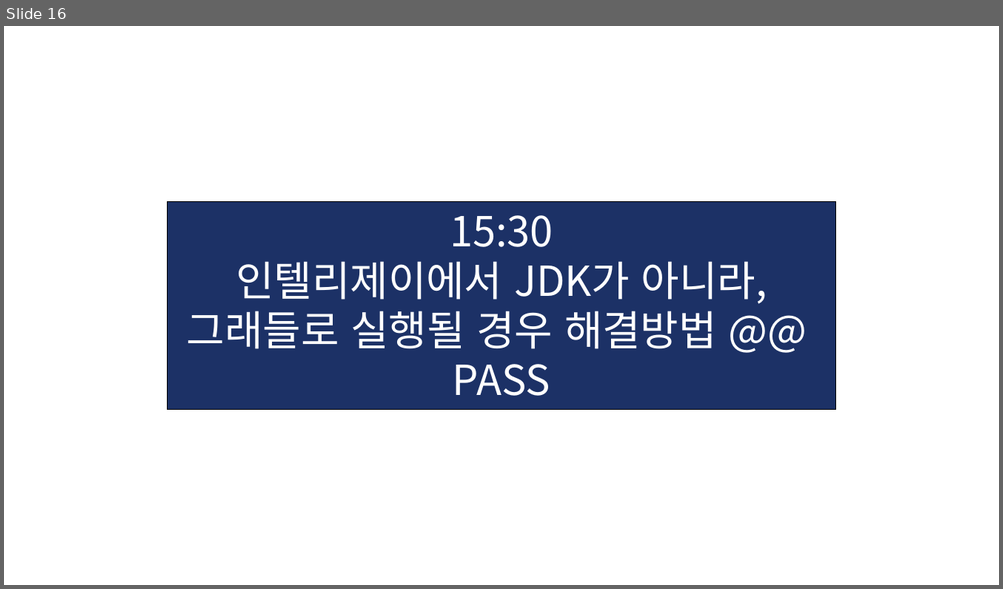
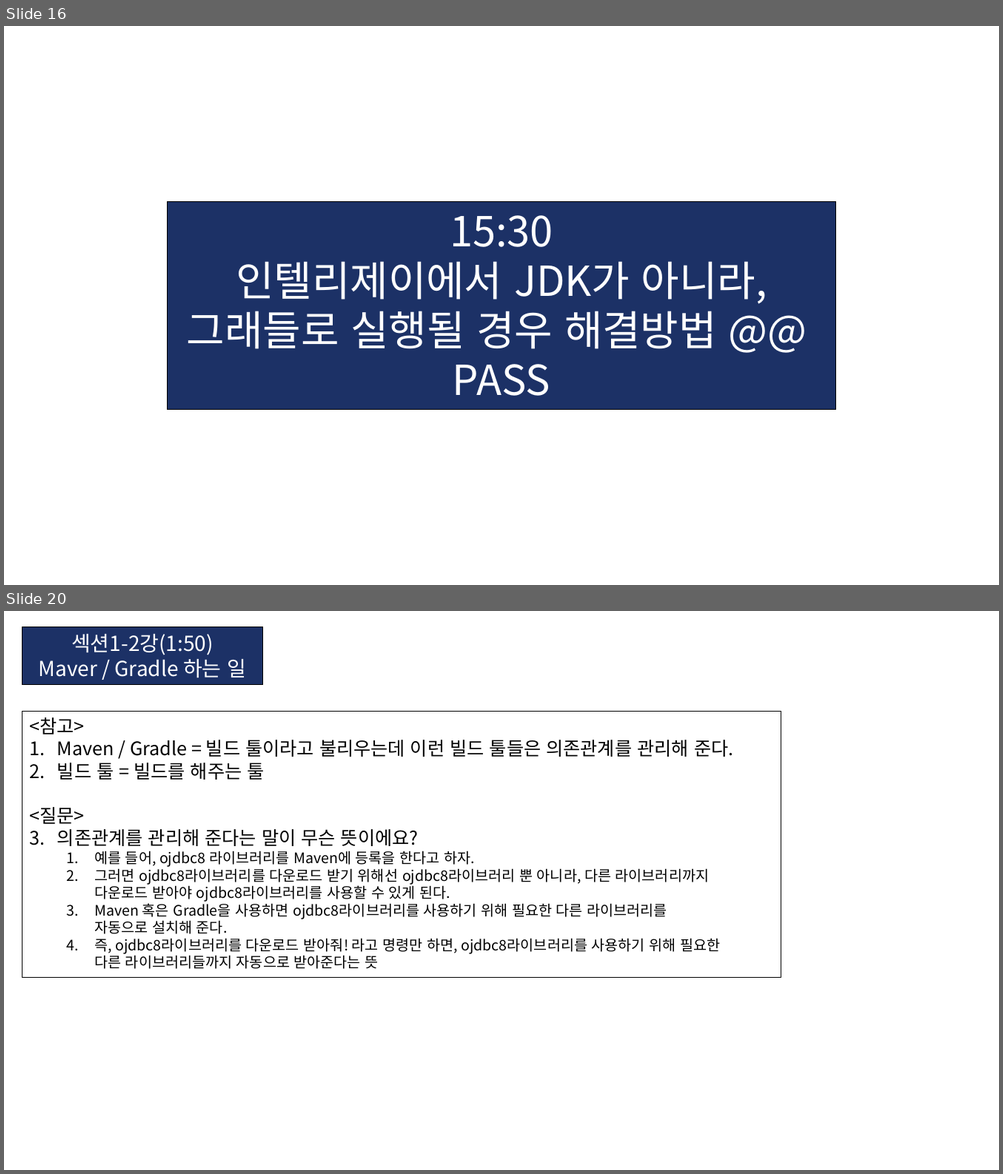
Before and after one commit to KIM-BEOMSOO/study, a slide deck: 00.공부 정리(최종)/12.Spring-Boot/03.인프런_김영한_스프링 입문/01.인프런_깅영한_Spring-Boot.pptx. Shown one above the other, each under a label of ours: slide 16 before the commit, slides 16 and 20 after it; the slides between them are not shown. The pictures are 1003x589 and 1003x1174 pixels, drawn with LibreOffice and Linux fonts; fonts in the diff are those of the drawing. Boxes give left, top, right and bottom in pixels: in the first picture for what was removed or moved away, otherwise in the second. Text is boxed around its words. In the diff, an @@ line names an element or a change of style, - is before the commit and + after.

```diff
--- a/00.공부 정리(최종)/12.Spring-Boot/03.인프런_김영한_스프링 입문/01.인프런_깅영한_Spring-Boot.pptx
+++ b/00.공부 정리(최종)/12.Spring-Boot/03.인프런_김영한_스프링 입문/01.인프런_깅영한_Spring-Boot.pptx
@@ slide 20 added at [4, 611, 999, 1170], background #FFFFFF @@
@@ rectangle added at [22, 627, 263, 685], fill #1C3166, outline #000000 0.75 pt, 20 pt, text #FFFFFF @@
+섹션1-2강(1:50)
+Maver / Gradle 하는 일
@@ rectangle added at [22, 711, 781, 977], outline #000000 0.75 pt, 14 pt, text #000000 @@
+<참고>
+1. Maven / Gradle = 빌드 툴이라고 불리우는데 이런 빌드 툴들은 의존관계를 관리해 준다.
+2. 빌드 툴 = 빌드를 해주는 툴
+<질문>
+1. 의존관계를 관리해 준다는 말이 무슨 뜻이에요?
+  1. 예를 들어, ojdbc8 라이브러리를 Maven에 등록을 한다고 하자.
+  2. 그러면 ojdbc8라이브러리를 다운로드 받기 위해선 ojdbc8라이브러리 뿐 아니라, 다른 라이브러리까지
+     다운로드 받아야 ojdbc8라이브러리를 사용할 수 있게 된다.
+  3. Maven 혹은 Gradle을 사용하면 ojdbc8라이브러리를 사용하기 위해 필요한 다른 라이브러리를
+     자동으로 설치해 준다.
+  4. 즉, ojdbc8라이브러리를 다운로드 받아줘! 라고 명령만 하면, ojdbc8라이브러리를 사용하기 위해 필요한
+     다른 라이브러리들까지 자동으로 받아준다는 뜻
```
Also in this commit, not shown: 16 other slides added.
